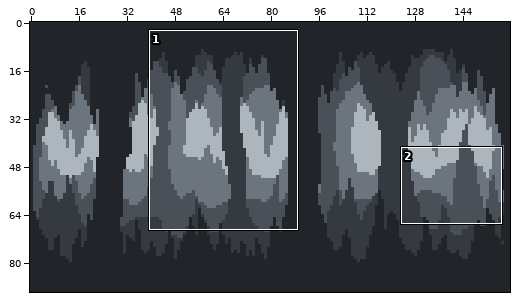
Edited in one commit: pixel-art file (images/background_cave.aseprite). Above, an overview of the earlier version with the close-up marked.
Close-up. Old version:
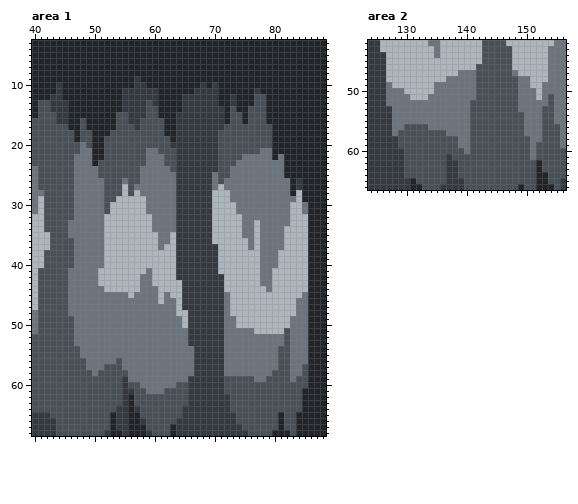
160x90 pixels, 1 frame. Shown: area 1: x 40..88, y 3..68; area 2: x 124..156, y 42..66.
The result:
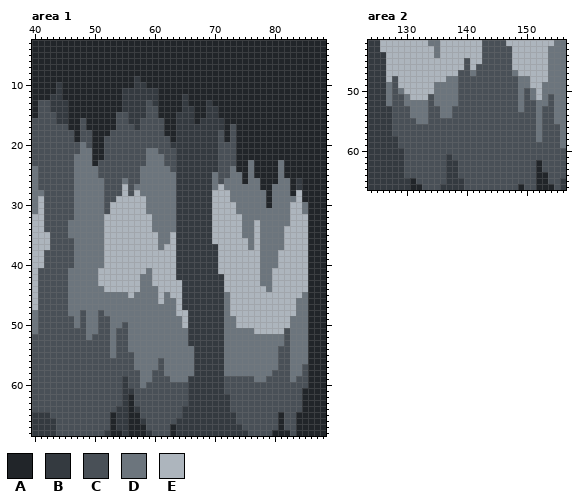
Palette (. is transparent): A #212529  B #343a40  C #495057  D #6c757d  E #adb5bd
Difference:
Area 1, layers "Layer 5", "Layer 3":
y 10: x 68 B -> A; x 70 B -> A
y 11: x 67..70 BBBB -> AAAA; x 77 B -> A
y 12: x 66..70 BBBBB -> AAAAA; x 73 B -> A; x 77..78 CC -> AA
y 13: x 66..68 BBB -> AAA; x 70 B -> A; x 73 B -> A; x 77..78 CC -> AA
y 14: x 67..68 BB -> AA; x 71 B -> A; x 73 C -> A; x 76..78 CCC -> AAA
y 15: x 67..68 BB -> AA; x 71 B -> A; x 73..74 CC -> AA; x 76..78 CCC -> AAA
y 16: x 67 B -> A; x 73..74 CC -> AA; x 76..78 CCC -> AAA
y 17..19: x 72 C -> A; x 74..79 CCCCCC -> AAAAAA
y 20: x 74..79 CCCCCC -> AAAAAA
y 21: x 74..79 CCCCDD -> AAAAAA
y 22: x 74..79 CDDDDD -> AAAAAA; x 81 D -> A
y 23..24: x 74..75 DD -> AA; x 77..80 DDDD -> AAAA
y 25: x 75 D -> A; x 77..80 DDDD -> AAAA
y 26: x 75 D -> A; x 78..80 DDD -> AAA
y 27: x 78..79 DD -> AA
y 28..30: x 79 D -> A
y 48: x 48 D -> C; x 51 D -> C
y 49: x 48 D -> C; x 51..52 DD -> CC
y 50: x 48 D -> C; x 51..52 DD -> CC; x 55 D -> C
y 51: x 47..48 DD -> CC; x 51..52 DD -> CC; x 54..55 DD -> CC
y 52: x 47..48 DD -> CC; x 50..52 DDD -> CCC; x 54..55 DD -> CC
y 53: x 47..52 DDDDDD -> CCCCCC; x 54..55 DD -> CC
y 54: x 48..52 DDDDD -> CCCCC; x 54..55 DD -> CC
y 55: x 48..52 DDDDD -> CCCCC; x 54..56 DDD -> CCC
y 56: x 49..53 DDDDD -> CCCCC; x 55..56 DD -> CC; x 61 D -> C
y 57: x 49..51 DDD -> CCC; x 55..56 DD -> CC; x 61 D -> C
y 58: x 50 D -> C; x 56..57 DD -> CC; x 60..61 DD -> CC
y 59: x 56..57 DD -> CC; x 60..62 DDD -> CCC
y 60: x 59..63 DDDDD -> CCCCC
y 61: x 59..61 DDD -> CCC
Area 2, layer "Layer 3":
y 45..46: x 140 E -> C
y 47: x 139..140 DD -> CC
y 48..49: x 128 E -> C; x 139..141 DDD -> CCC
y 50: x 128 D -> C; x 139..141 DDD -> CCC; x 150 D -> C
y 51: x 128..129 DD -> CC; x 134 D -> C; x 139..141 DDD -> CCC; x 150 D -> C
y 52: x 128..129 DD -> CC; x 134 D -> C; x 139..140 DD -> CC; x 150..151 DD -> CC
y 53..54: x 128..130 DDD -> CCC; x 134..135 DD -> CC; x 138..140 DDD -> CCC; x 150..151 DD -> CC
y 55: x 128..131 DDDD -> CCCC; x 134..140 DDDDDDD -> CCCCCCC; x 150..151 DD -> CC
y 56: x 128..129 DD -> CC; x 134..140 DDDDDDD -> CCCCCCC; x 150..151 DD -> CC
y 57: x 128 D -> C; x 137..140 DDDD -> CCCC; x 150..151 DD -> CC
y 58..59: x 139..140 DD -> CC; x 151 D -> C
y 60: x 140 D -> C; x 151 D -> C
y 61: x 151 D -> C
Pixel boxes of the changes (left, top, right, bottom) in both close-ups:
changed: (188, 82, 284, 208)
changed: (74, 310, 176, 394)
changed: (392, 58, 476, 154)
changed: (524, 88, 536, 160)
